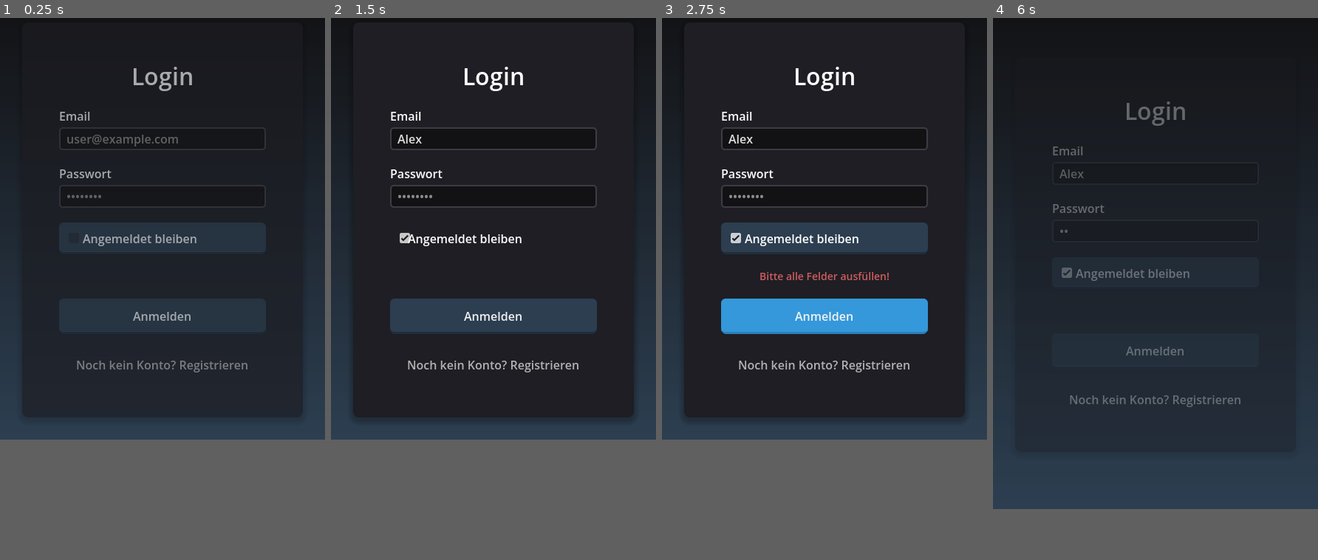
Above: before the commit, frames 1-4 (left to right).
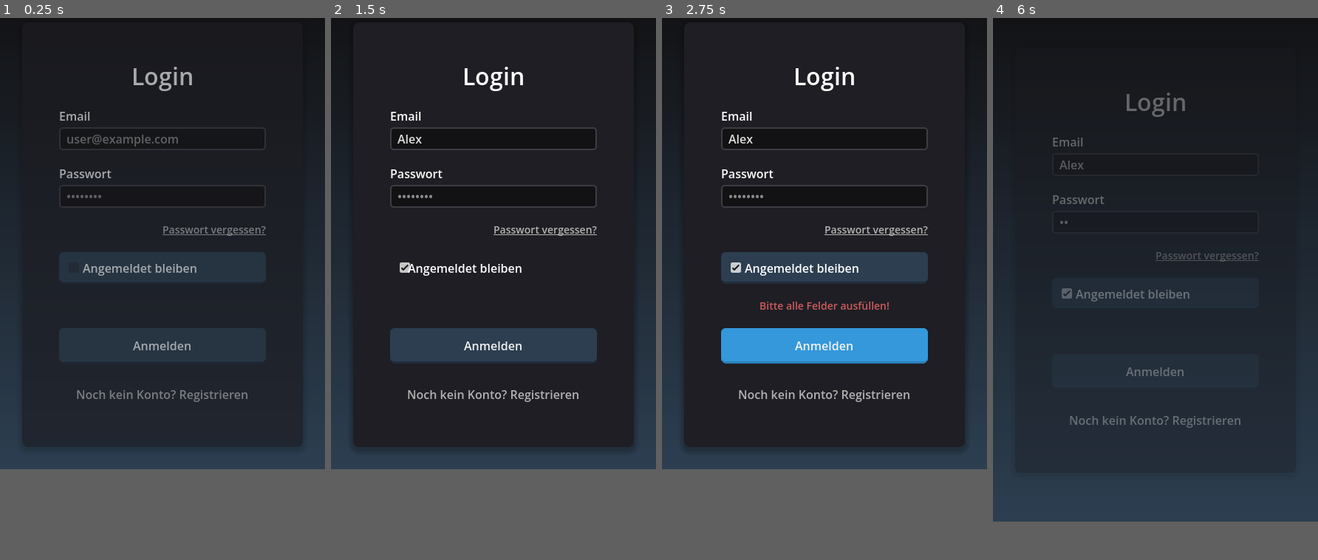
Above: after the commit, the same moments.

Repository: KurzschlussKevin/CheckX
Game: Godot game, scene res://app/modules/auth/auth.tscn
Two runs of this game, one before a commit and one after it. Both use one fixed random seed, a clock stepped at 60 frames per second and the inputs below.
Inputs (mouse positions are in pixels of both pictures, inside the frame that each line leads up to):
- Up to frame 1 (0.25 s): no input
- Up to frame 2 (1.5 s): click (493, 137) at 0.52 s; type "Alex" at 0.6 s; click "Angemeldet bleiben" at 1.25 s
- Up to frame 3 (2.75 s): click "Anmelden" at 2 s
- Up to frame 4 (6 s): click "Noch kein Konto? Registrieren" at 2.75 s; click (1155, 110) at 3.52 s; type "Alex" at 3.6 s; click (1155, 148) at 3.75 s; type "Alex" at 3.83 s; click (1155, 240) at 3.98 s; type "12" at 4.07 s; click (1155, 283) at 4.27 s; type "12" at 4.35 s; click "Konto erstellen" at 5 s; click "Bereits ein Konto? Login" at 5.75 s
In our replay, in frame 1 the window is 440x595 before the commit and 440x635 after it. These sizes can differ from the game's own. Grey fills any space a smaller window leaves; there, only what the larger window draws over its background counts as a difference.

The runs differ from the first frame. In frame 1, 12% of the frame differs, in the area x 6-94%, y 37-80%; in frame 2, 13%; in frame 3, 19%; in frame 4, 2.6%.

Commit message:
Add files via upload

Diff:
--- a/check-x/app/core/globals/config.gd
+++ b/check-x/app/core/globals/config.gd
@@ -1,4 +1,8 @@
 extends Node
+
+# --- SERVER KONFIGURATION ---
+# Die Basis-URL für alle API-Anfragen an das FastAPI-Backend
+const API_URL = "http://127.0.0.1:8000"
 
 # Pfad zur Speicherdatei
 const SAVE_PATH = "user://settings.cfg"
@@ -10,6 +14,10 @@
 		"ui_scale": 1.0,
 		"font_size": 16,
 		"auto_login": false
+	},
+	"network": {
+		"api_url": API_URL, # Hier wird die Konstante als Standardwert genutzt
+		"request_timeout": 30
 	},
 	"dashboard": {
 		"show_welcome": true,
@@ -25,6 +33,10 @@
 		"name": "",
 		"job_title": "",
 		"email": ""
+	},
+	"auth": {
+		"keep_logged_in": false,
+		"last_email": ""
 	}
 }
 
--- a/check-x/app/modules/auth/auth.gd
+++ b/check-x/app/modules/auth/auth.gd
@@ -9,6 +9,7 @@
 @onready var last_name_input: LineEdit = %LastNameInput
 @onready var email_input: LineEdit = %EmailInput
 @onready var password_input: LineEdit = %PasswordInput
+@onready var forgot_password_button: LinkButton = %ForgotPasswordButton
 @onready var confirm_box: VBoxContainer = %ConfirmPasswordBox
 @onready var confirm_input: LineEdit = %ConfirmPasswordInput
 @onready var keep_logged_in_check: CheckBox = %KeepLoggedInCheck
@@ -22,6 +23,7 @@
 func _ready() -> void:
 	switch_button.pressed.connect(_on_switch_mode_pressed)
 	submit_button.pressed.connect(_on_submit_pressed)
+	forgot_password_button.pressed.connect(_on_forgot_password_pressed)
 
 	if Store.has_signal("login_completed"):
 		Store.login_completed.connect(_on_server_response)
@@ -31,26 +33,20 @@
 	_force_window_resize(true)
 
 	# --- AUTO-LOGIN LOGIK ---
-	# 1. Prüfen, ob "Angemeldet bleiben" aktiv ist
 	var keep_logged = Config.get_value("auth", "keep_logged_in", false)
 
 	if keep_logged:
-		# 2. Prüfen, ob der Store bereits einen Token aus der Datei geladen hat
 		if not Store.token.is_empty():
 			_show_status("Automatische Anmeldung...", false)
-			# Optional: Hier könnte man noch einen API-Test machen,
-			# aber für den Anfang springen wir direkt zum Ladescreen
 			await get_tree().create_timer(0.5).timeout
 			get_tree().change_scene_to_file("res://app/modules/loadingscreen/loadingscreen.tscn")
-			return # Beendet _ready, damit der Rest nicht ausgeführt wird
-
-		# 3. Falls kein Token da ist, aber die Mail gespeichert war: Feld ausfüllen
+			return
+
 		var last_mail = Config.get_value("auth", "last_email", "")
 		if last_mail != "":
 			email_input.text = last_mail
 			keep_logged_in_check.button_pressed = true
 
-	# Animation nur zeigen, wenn kein Auto-Login stattfindet
 	login_panel.modulate.a = 0
 	var tween = create_tween()
 	tween.tween_property(login_panel, "modulate:a", 1.0, 0.4)
@@ -100,6 +96,7 @@
 	register_fields.visible = is_register_mode
 	confirm_box.visible = is_register_mode
 	keep_logged_in_check.visible = !is_register_mode
+	forgot_password_button.visible = !is_register_mode # Nur im Login-Modus zeigen
 
 	title.text = "Registrieren" if is_register_mode else "Login"
 	submit_button.text = "Konto erstellen" if is_register_mode else "Anmelden"
@@ -123,6 +120,43 @@
 
 	_start_auth_process()
 
+func _on_forgot_password_pressed() -> void:
+	if is_loading: return
+	if email_input.text.is_empty():
+		_perform_error_shake("Bitte E-Mail Adresse eingeben!")
+		return
+
+	is_loading = true
+	_show_status("Sende Reset-Link...", false)
+
+	# HTTP Request vorbereiten
+	var http = HTTPRequest.new()
+	add_child(http)
+	http.request_completed.connect(self._on_forgot_password_received)
+
+	var url = Config.API_URL + "/auth/forgot-password"
+	var body = JSON.stringify({"email": email_input.text})
+	var headers = ["Content-Type: application/json"]
+
+	http.request(url, headers, HTTPClient.METHOD_POST, body)
+
+	# Zusätzlich: Öffne das Reset-Fenster, damit der User den Token eingeben kann
+	var reset_scene = load("res://app/modules/auth/password_reset_popup.tscn")
+	var popup = reset_scene.instantiate()
+	add_child(popup)
+
+func _on_forgot_password_received(_result, response_code, _headers, body) -> void:
+	is_loading = false
+	var response = JSON.parse_string(body.get_string_from_utf8())
+
+	if response_code == 200:
+		_show_status("E-Mail versendet! Bitte Postfach prüfen.", false)
+	else:
+		var error_msg = "Fehler beim Senden."
+		if response and response.has("detail"):
+			error_msg = response.detail
+		_perform_error_shake(error_msg)
+
 func _perform_error_shake(msg: String) -> void:
 	_show_status(msg, true)
 	var tween = create_tween().set_trans(Tween.TRANS_ELASTIC).set_ease(Tween.EASE_IN_OUT)
@@ -141,7 +175,6 @@
 	else:
 		Store.login(email_input.text, password_input.text)
 
-# VERBESSERT: Verarbeitet jetzt die Daten inkl. Token
 func _on_server_response(success: bool, message: String, data: Dictionary = {}) -> void:
 	is_loading = false
 	submit_button.disabled = false
@@ -150,11 +183,9 @@
 		_show_status(message, false)
 
 		if !is_register_mode:
-			# Token permanent speichern (falls in der Antwort vorhanden)
 			if data.has("access_token"):
 				Store.save_token(data.access_token, data.user)
 
-			# Config-Einstellungen für Auto-Fill
 			Config.set_value("auth", "keep_logged_in", keep_logged_in_check.button_pressed)
 			if keep_logged_in_check.button_pressed:
 				Config.set_value("auth", "last_email", email_input.text)
--- a/check-x/app/modules/auth/auth.tscn
+++ b/check-x/app/modules/auth/auth.tscn
@@ -116,6 +116,14 @@
 placeholder_text = "••••••••"
 secret = true
 
+[node name="ForgotPasswordButton" type="LinkButton" parent="CenterContainer/LoginPanel/MarginContainer/VBoxContainer"]
+unique_name_in_owner = true
+layout_mode = 2
+size_flags_horizontal = 8
+theme_override_colors/font_color = Color(0.701961, 0.701961, 0.701961, 1)
+theme_override_font_sizes/font_size = 14
+text = "Passwort vergessen?"
+
 [node name="ConfirmPasswordBox" type="VBoxContainer" parent="CenterContainer/LoginPanel/MarginContainer/VBoxContainer"]
 unique_name_in_owner = true
 visible = false
--- /dev/null
+++ b/check-x/app/modules/auth/password_reset_popup.gd
@@ -0,0 +1,68 @@
+extends Window
+
+@onready var token_input: LineEdit = %TokenInput
+@onready var new_password_input: LineEdit = %NewPasswordInput
+@onready var confirm_password_input: LineEdit = %ConfirmPasswordInput
+@onready var status_label: Label = %StatusLabel
+@onready var change_button: Button = %ChangeButton
+
+var is_loading: bool = false
+
+func _ready() -> void:
+	change_button.pressed.connect(_on_change_pressed)
+	close_requested.connect(queue_free)
+	status_label.text = ""
+
+func _on_change_pressed() -> void:
+	if is_loading: return
+
+	if token_input.text.is_empty() or new_password_input.text.is_empty():
+		_show_error("Bitte alle Felder ausfüllen!")
+		return
+
+	if new_password_input.text != confirm_password_input.text:
+		_show_error("Passwörter stimmen nicht überein!")
+		return
+
+	_start_reset_request()
+
+func _start_reset_request() -> void:
+	is_loading = true
+	change_button.disabled = true
+	status_label.text = "Wird verarbeitet..."
+	status_label.add_theme_color_override("font_color", Color.PALE_GREEN)
+
+	var http = HTTPRequest.new()
+	add_child(http)
+	http.request_completed.connect(_on_request_completed)
+
+	var url = Config.API_URL + "/auth/reset-password"
+	var body = JSON.stringify({
+		"token": token_input.text,
+		"new_password": new_password_input.text
+	})
+	var headers = ["Content-Type: application/json"]
+
+	http.request(url, headers, HTTPClient.METHOD_POST, body)
+
+func _on_request_completed(_result, response_code, _headers, body) -> void:
+	is_loading = false
+	change_button.disabled = false
+	var response = JSON.parse_string(body.get_string_from_utf8())
+
+	if response_code == 200:
+		# Erfolg! Wir nutzen das globale Toast-System
+		if has_node("/root/Toast"):
+			get_node("/root/Toast").show_message("Erfolg", "Passwort wurde geändert.")
+
+		await get_tree().create_timer(1.5).timeout
+		queue_free()
+	else:
+		var msg = "Fehler beim Zurücksetzen."
+		if response and response.has("detail"):
+			msg = response.detail
+		_show_error(msg)
+
+func _show_error(msg: String) -> void:
+	status_label.text = msg
+	status_label.add_theme_color_override("font_color", Color.INDIAN_RED)
--- /dev/null
+++ b/check-x/app/modules/auth/password_reset_popup.tscn
@@ -0,0 +1,76 @@
+[gd_scene format=3 uid="uid://dx8j3v2p14310"]
+
+[ext_resource type="Script" uid="uid://os71l3407gcg" path="res://app/modules/auth/password_reset_popup.gd" id="1_cbr2d"]
+
+[node name="PasswordResetPopup" type="Window" unique_id=220016692]
+oversampling_override = 1.0
+title = "Passwort zurücksetzen"
+initial_position = 2
+size = Vector2i(400, 320)
+transient = true
+exclusive = true
+unresizable = true
+script = ExtResource("1_cbr2d")
+
+[node name="Background" type="ColorRect" parent="." unique_id=1596820368]
+anchors_preset = 15
+anchor_right = 1.0
+anchor_bottom = 1.0
+grow_horizontal = 2
+grow_vertical = 2
+color = Color(0.113725, 0.133333, 0.160784, 1)
+
+[node name="MarginContainer" type="MarginContainer" parent="." unique_id=1952549202]
+anchors_preset = 15
+anchor_right = 1.0
+anchor_bottom = 1.0
+grow_horizontal = 2
+grow_vertical = 2
+theme_override_constants/margin_left = 20
+theme_override_constants/margin_top = 20
+theme_override_constants/margin_right = 20
+theme_override_constants/margin_bottom = 20
+
+[node name="VBoxContainer" type="VBoxContainer" parent="MarginContainer" unique_id=105588228]
+layout_mode = 2
+theme_override_constants/separation = 15
+
+[node name="InfoLabel" type="Label" parent="MarginContainer/VBoxContainer" unique_id=1801870778]
+layout_mode = 2
+theme_override_font_sizes/font_size = 14
+text = "Geben Sie den Token aus der E-Mail und Ihr neues Passwort ein."
+autowrap_mode = 2
+
+[node name="TokenInput" type="LineEdit" parent="MarginContainer/VBoxContainer" unique_id=313523355]
+unique_name_in_owner = true
+layout_mode = 2
+placeholder_text = "Token (aus der E-Mail)"
+
+[node name="HSeparator" type="HSeparator" parent="MarginContainer/VBoxContainer" unique_id=14551444]
+layout_mode = 2
+
+[node name="NewPasswordInput" type="LineEdit" parent="MarginContainer/VBoxContainer" unique_id=226704583]
+unique_name_in_owner = true
+layout_mode = 2
+placeholder_text = "Neues Passwort"
+secret = true
+
+[node name="ConfirmPasswordInput" type="LineEdit" parent="MarginContainer/VBoxContainer" unique_id=815471132]
+unique_name_in_owner = true
+layout_mode = 2
+placeholder_text = "Passwort bestätigen"
+secret = true
+
+[node name="StatusLabel" type="Label" parent="MarginContainer/VBoxContainer" unique_id=1439048219]
+unique_name_in_owner = true
+layout_mode = 2
+theme_override_colors/font_color = Color(0.92549, 0.337255, 0.337255, 1)
+theme_override_font_sizes/font_size = 12
+horizontal_alignment = 1
+autowrap_mode = 2
+
+[node name="ChangeButton" type="Button" parent="MarginContainer/VBoxContainer" unique_id=1701161326]
+unique_name_in_owner = true
+custom_minimum_size = Vector2(0, 40)
+layout_mode = 2
+text = "Passwort ändern"
Not shown, added: check-x/app/modules/auth/password_reset_popup.gd.uid
